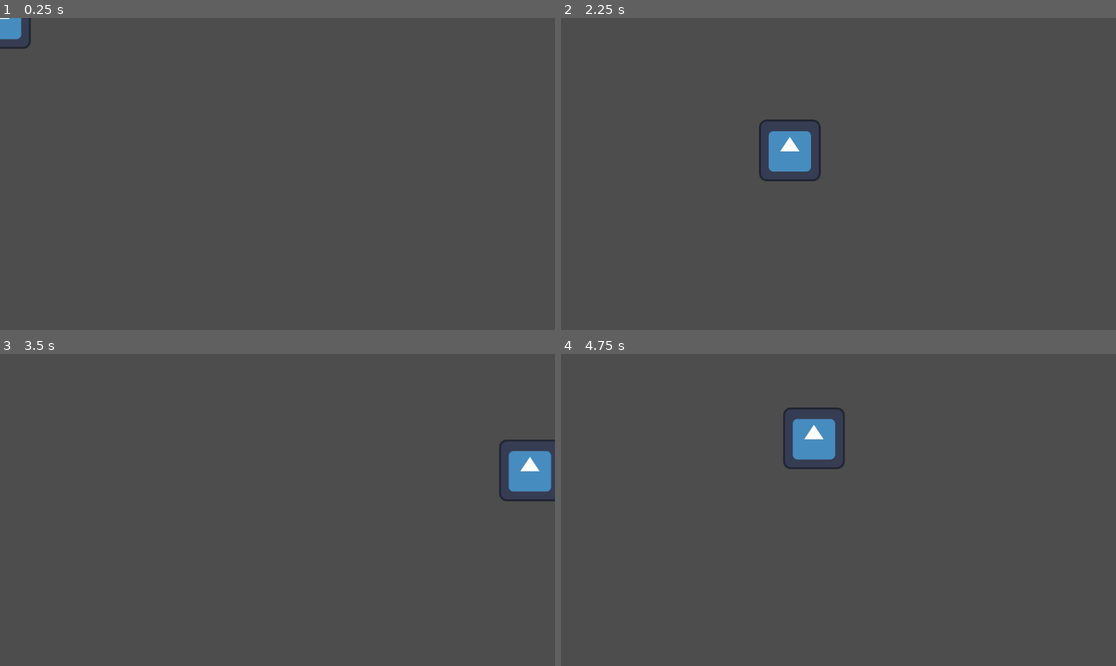
Above: before the commit, frames 1-4 (two rows, left to right).
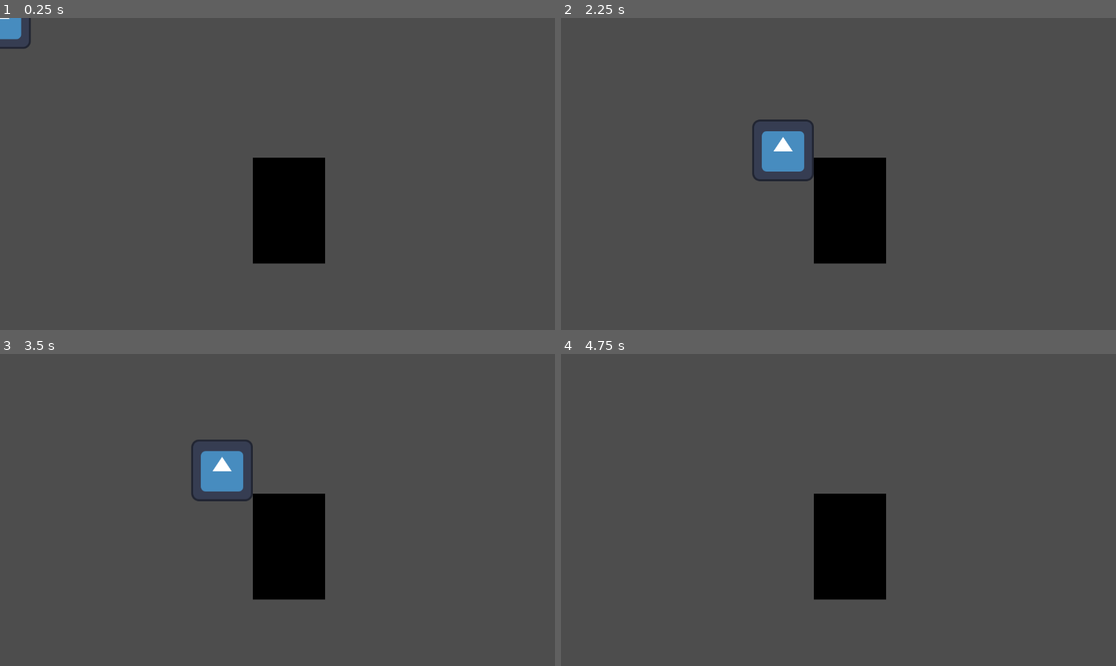
Above: after the commit, the same moments.

Repository: liangahc/learn-godot
Game: Godot game, scene res://tscn/test.tscn
Two runs of this game, one before a commit and one after it. Both use one fixed random seed, a clock stepped at 60 frames per second and the inputs below. This scene is started directly instead of the project's main scene. The engine's default icon, where the game draws it, is replaced by a stand-in: a white triangle on a blue panel in a dark square.
Inputs:
- Up to frame 1 (0.25 s): no input
- Up to frame 2 (2.25 s): tap Enter at 0.5 s; hold D (right) 0.53-1.28 s; tap W (jump) at 0.77, 1.52 s; hold S (down) 1.28-2.03 s; hold D (right) from 2.03 s (still down)
- Up to frame 3 (3.5 s): keep holding D (right); tap W (jump) at 3.02 s
- Up to frame 4 (4.75 s): release D (right) at 3.53 s; hold A (left) from 3.53 s (still down); tap W (jump) at 3.77, 4.52 s

The runs differ from the first frame. In frame 1, 4.4% of the frame differs, in the area x 45-59%, y 44-79%; in frame 2, 5.1%; in frame 3, 7.0%, in the area x 34-100%, y 27-79%; in frame 4, 5.7%.
Error before the commit: Invalid assignment of property or key 'position' with value of type 'Vector2' on a base object of type 'Nil'. (res://gd/wall.gd:11)

Commit message:
add a wall
init_wall()做完了.现在你可以在test.tscn找到如何创建一堵墙.

Diff:
--- a/gd/test.gd
+++ b/gd/test.gd
@@ -22,4 +22,8 @@
 func _ready() -> void:
 	var new_wall=wall.instantiate();
 
-	new_wall.init_wall(600,400,120,50);
+	await get_tree().process_frame;
+
+	get_tree().root.add_child(new_wall);
+
+	new_wall.init_wall(600,400,220,150);
--- a/gd/wall.gd
+++ b/gd/wall.gd
@@ -1,4 +1,4 @@
-extends RigidBody2D
+extends StaticBody2D
 
 @onready var collision=$collision;
 @onready var sprite=$sprite;
@@ -6,11 +6,14 @@
 func init_wall(x:float,y:float,width:float,height:float) -> void:
 	position=Vector2(x,y);
 
-	scale=Vector2(height / 100 , width / 100);
+	sprite.scale=Vector2(height / 100 , width / 100);
 
 	collision.position = Vector2(0, 0);
 
-	if collision.shape is RectangleShape2D:
-		var rect_shape = collision.shape as RectangleShape2D
-		rect_shape.size = Vector2(width, height)  # 直接设目标宽高，不用除100（缩放由根节点处理）
-		collision.shape = rect_shape  # 应用修改
+	var rect=RectangleShape2D.new();
+
+	rect.set_size(Vector2(height,width));
+
+	collision.shape=rect;
+
+	print(collision.shape.size);
--- a/tscn/wall.tscn
+++ b/tscn/wall.tscn
@@ -6,8 +6,7 @@
 [sub_resource type="RectangleShape2D" id="RectangleShape2D_7fghf"]
 size = Vector2(97, 99)
 
-[node name="wall" type="RigidBody2D" unique_id=1622112759]
-freeze = true
+[node name="wall" type="StaticBody2D" unique_id=1324901460]
 script = ExtResource("1_7fghf")
 
 [node name="collision" type="CollisionShape2D" parent="." unique_id=2116097317]
